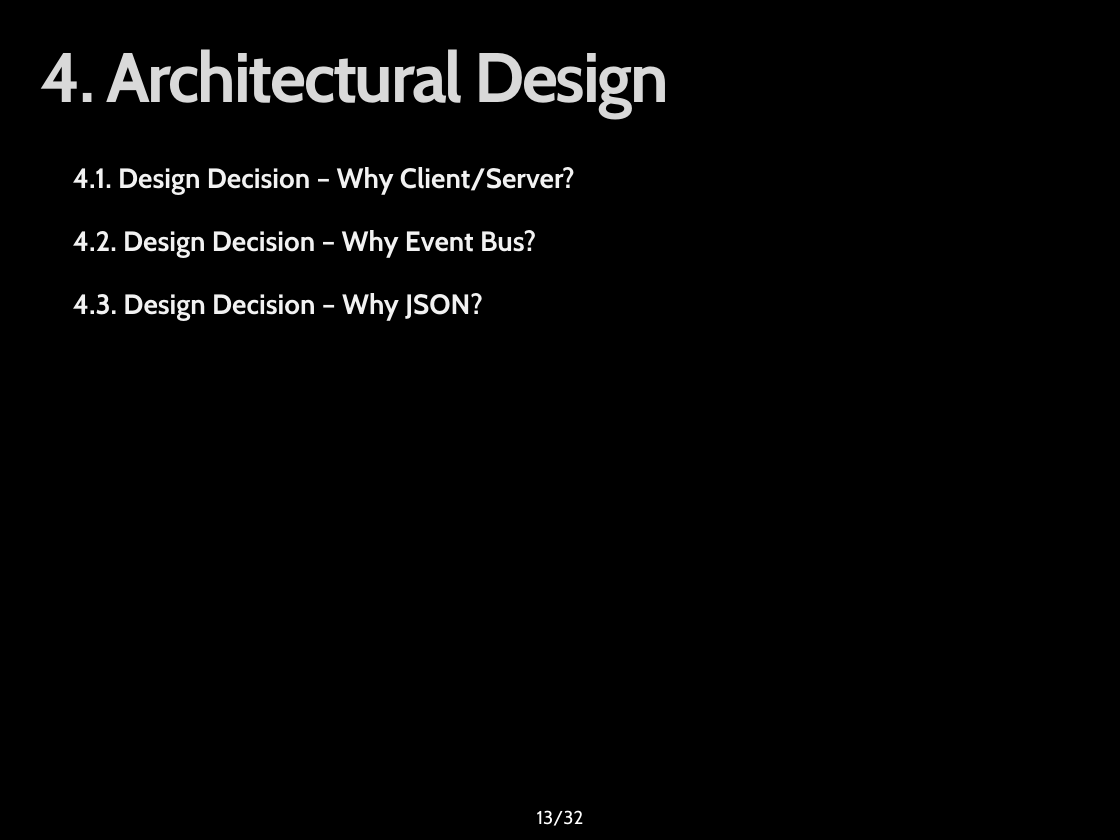
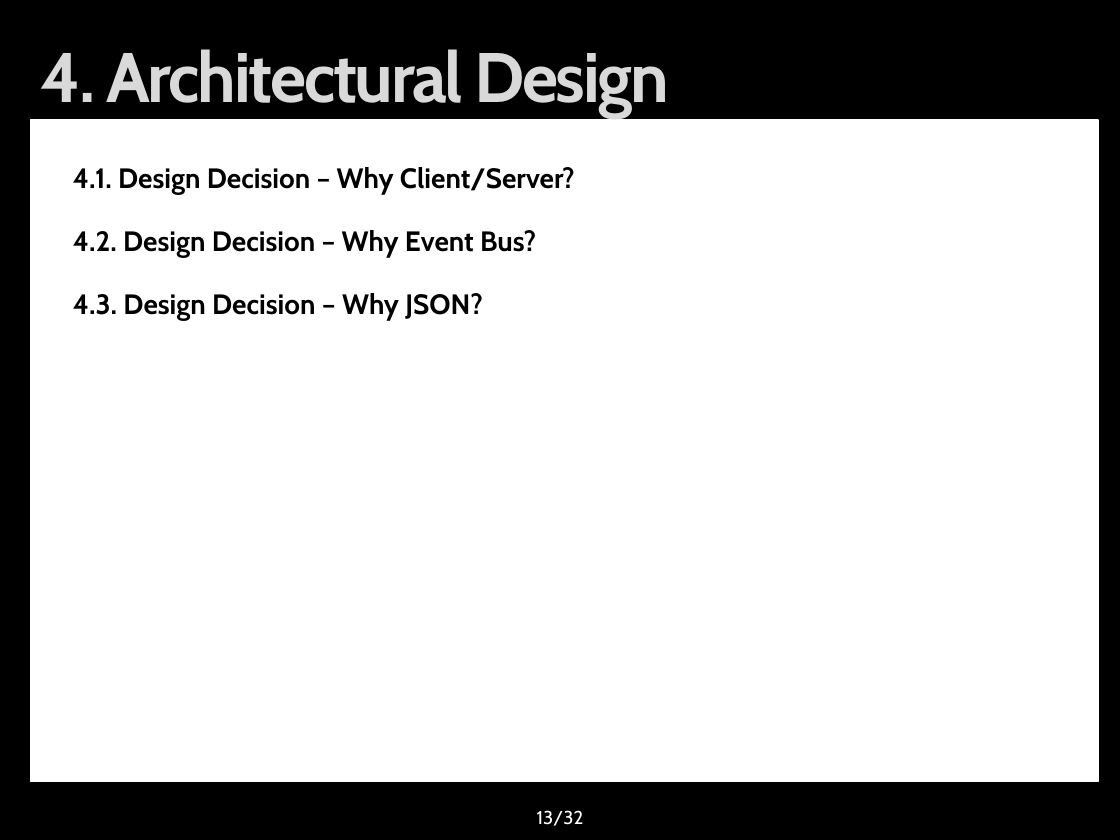
Before and after one commit to youkkwon/smarthome, a slide deck: slide 13 of doc/Docs/IoT System Final Presentation_0624.pptx. Drawn at 1120x840 pixels with LibreOffice and Linux fonts; fonts in the diff are those of the drawing; background and template pictures are left out. Boxes give left, top, right and bottom in pixels: in the first picture for what was removed or moved away, otherwise in the second. Text is boxed around its words. In the diff, an @@ line names an element or a change of style, - is before the commit and + after.

```diff
--- a/doc/Docs/IoT System Final Presentation_0624.pptx
+++ b/doc/Docs/IoT System Final Presentation_0624.pptx
@@ rectangle added at <box>31,120,1099,782</box>, fill #FFFFFF, outline #FFFFFF 0.75 pt @@
@@ text "4.1. Design Decision – Why ..." at <box>73,167,575,320</box>: text colour #F2F2F2 to #000000 @@
```
Also in this commit, not shown: 27 other slides changed.
